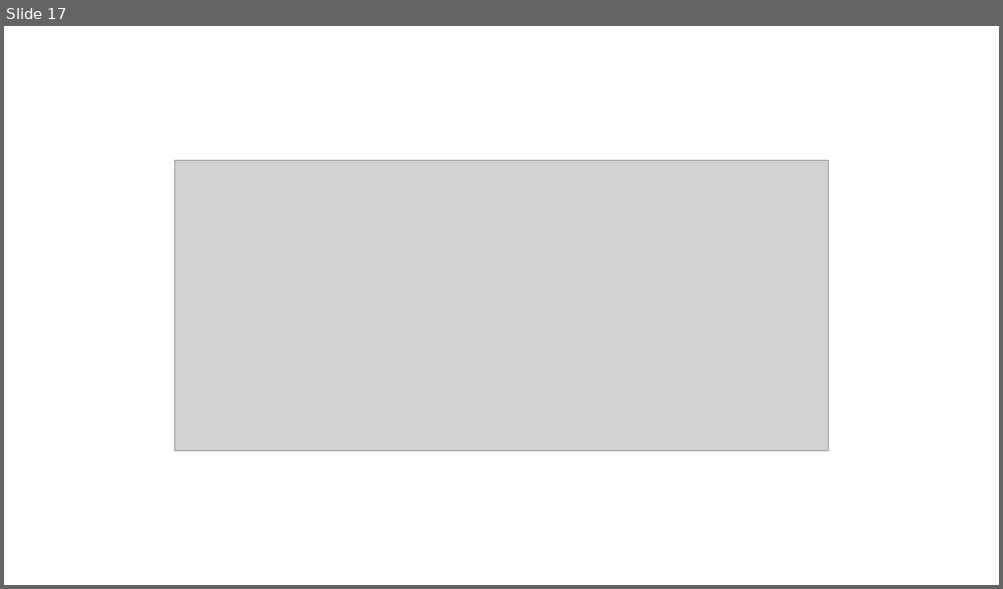
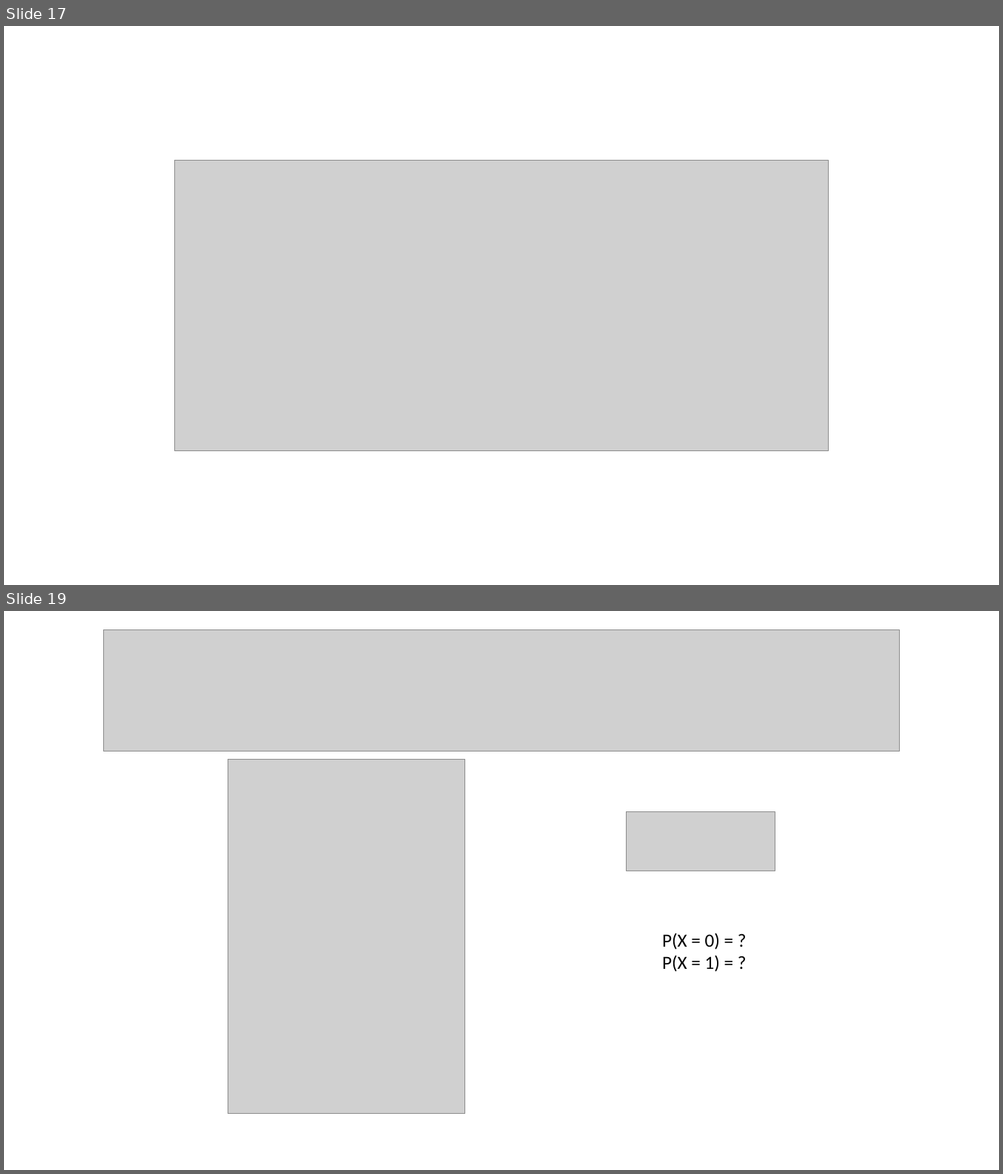
Before and after one commit to 26-jorge-01/IA-SPP, a slide deck: docs/4. estadistica.pptx. Shown one above the other, each under a label of ours: slide 17 before the commit, slides 17 and 19 after it; the slides between them are not shown. The pictures are 1003x589 and 1003x1174 pixels, drawn with LibreOffice and Linux fonts; fonts in the diff are those of the drawing; grey boxes stand for pictures. Boxes give left, top, right and bottom in pixels: in the first picture for what was removed or moved away, otherwise in the second. Text is boxed around its words. In the diff, an @@ line names an element or a change of style, - is before the commit and + after.

```diff
--- a/docs/4. estadistica.pptx
+++ b/docs/4. estadistica.pptx
@@ slide 19 added at bbox=[4, 611, 999, 1170], background #FFFFFF @@
@@ picture added at bbox=[103, 629, 899, 752] @@
@@ picture added at bbox=[227, 760, 465, 1115] @@
@@ picture added at bbox=[626, 812, 775, 871] @@
@@ text added at bbox=[662, 933, 720, 972], 18 pt, text #000000 @@
+P(X = 0) = ?
+P(X = 1) = ?
```
Also in this commit, not shown: 11 other slides added, 1 other file.
